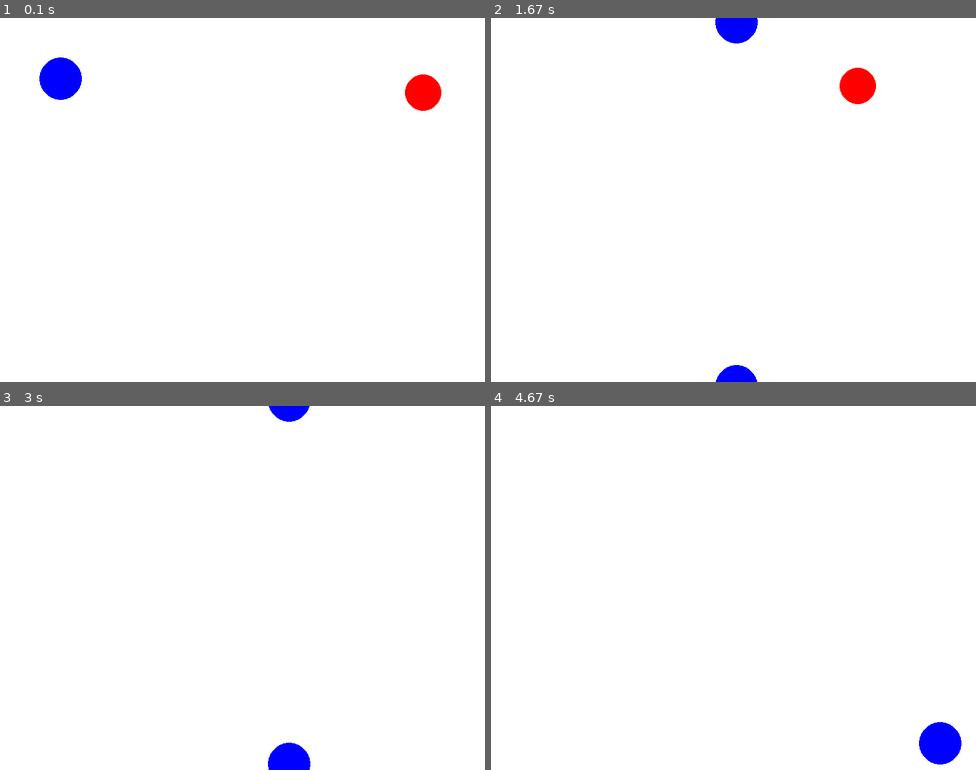
Above: before the commit, frames 1-4 (two rows, left to right).
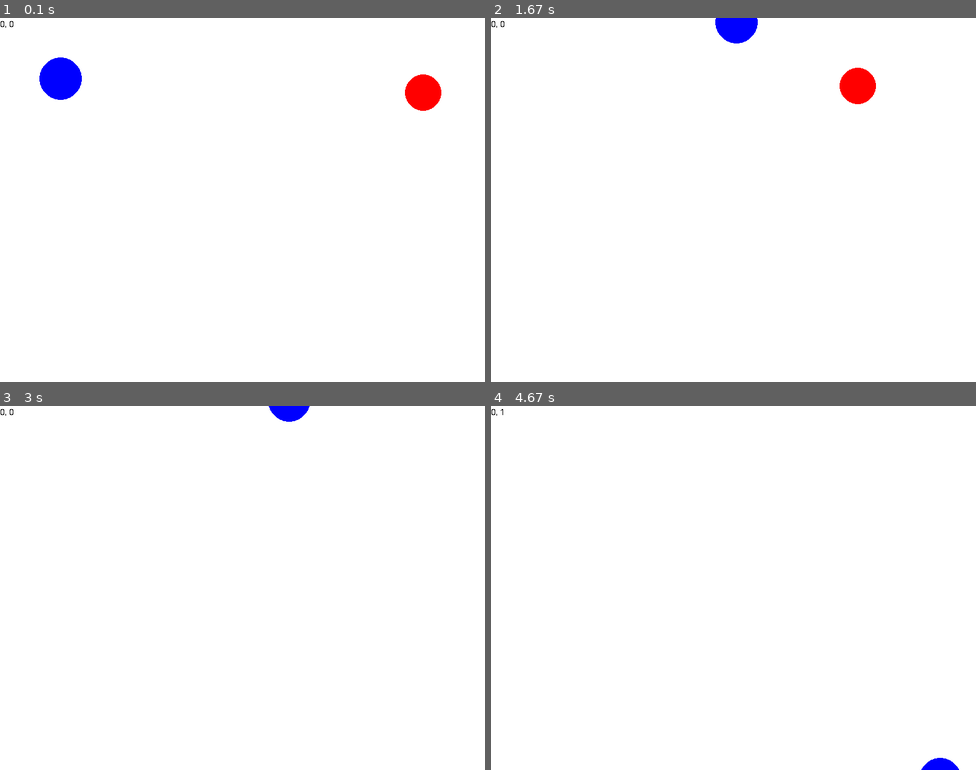
Above: after the commit, the same moments.

Repository: MAGMA10MAN/Gametest
Game: pygame game, started from My Pygame/Dont Slip.py
The game is run twice, just before and just after one commit, with the same random seed, the same clock (stepped at 60 frames per second) and the same inputs.
Inputs:
- Up to frame 1 (0.1 s): no input
- Up to frame 2 (1.67 s): hold Right 0.33-0.8 s; hold Up 0.83-1.13 s; hold Right 1.17-1.63 s
- Up to frame 3 (3 s): hold Left 1.67-2.2 s; tap K at 1.82 s
- Up to frame 4 (4.67 s): hold Left from 4.47 s (still down); tap K at 4.62 s

The runs differ from the first frame. In frame 1, less than 0.1% of the frame differs, in the area x 0-3%, y 0-3%; in frame 2, 0.3%; in frame 3, 0.6%; in frame 4, 0.9%, in the area x 0-97%, y 0-100%.

Commit message:
Updated movement + new feature
Added a coordinate system for future update. Added trail when player speeds up beyond a threshold

Diff:
--- a/My Pygame/Dont Slip.py
+++ b/My Pygame/Dont Slip.py
@@ -5,28 +5,8 @@
 import time
 
 
-
-
-
-
-
-
-print("EPILEPSY WARNING! PROCEED AT YOUR OWN RISK")
-
-
-
-
-
-
-
-
-
-
-
-
-
-
 pygame.init()
+pygame.font.init()
 screen_width = 800
 screen_height = 600
 screen = pygame.display.set_mode((screen_width,screen_height))
@@ -40,10 +20,14 @@
 enemy_vel = 1
 friction = 0.01
 accel = 0.05
-max_dt = 5
+max_dt = 50
+level_x = 0
+level_y = 0
+my_font=pygame.font.SysFont("Comic Sans MS", 15)
+
 
 def handle_keys():
-    global x_dt, y_dt, player_pos,keys
+    global x_dt, y_dt, player_pos,keys, level_x, level_y
 
     if keys[pygame.K_w] or keys[pygame.K_UP]:
         if y_dt > -max_dt:
@@ -81,14 +65,30 @@
     player_pos.y += y_vel
     player_pos.x += x_vel
 
-    if player_pos.x >= screen_width+30:
+    """if player_pos.x >= screen_width+30:
         player_pos.x = 30
+        level_x+=1
     if player_pos.y >= screen_height+30:
         player_pos.y = 30
+        level_y-=1
     if player_pos.x <= -30:
         player_pos.x = screen_width - 30
+        level_x -= 1
     if player_pos.y <= -30:
         player_pos.y = screen_height - 30
+        level_y +=1"""
+    if player_pos.x >= screen_width+30:
+        player_pos.x = -29
+        level_x+=1
+    if player_pos.y >= screen_height+30:
+        player_pos.y = -29
+        level_y-=1
+    if player_pos.x <= -30:
+        player_pos.x = screen_width+29
+        level_x -= 1
+    if player_pos.y <= -30:
+        player_pos.y = screen_height+29
+        level_y +=1
 
 
 
@@ -98,6 +98,7 @@
 while running:
     y_vel = 3*y_dt
     x_vel = 3*x_dt
+    text_surface = my_font.render(f"{level_x}, {level_y}",False,(0,0,0))
     enemy_dist = math.sqrt(math.fabs(player_pos.y-enemy_pos.y)**2 + math.fabs(player_pos.x - enemy_pos.x)**2)
     for event in pygame.event.get():
         if event.type == pygame.QUIT:
@@ -107,8 +108,15 @@
     enemy_pos.x = (enemy_pos.x*(enemy_dist-enemy_vel) + player_pos.x*enemy_vel)/enemy_dist
 
     screen.fill("white")
+    screen.blit(text_surface, (0,0))
+    if (math.fabs(x_dt) + math.fabs(y_dt)) > 1:
+        i = int(math.fabs(x_dt) + math.fabs(y_dt))
+        for t in range(0,i):
+            pygame.draw.circle(screen, "cyan", (player_pos.x-t*0.5*x_vel,player_pos.y-t*0.5*y_vel), 35-35*t/i, width = 50)
     pygame.draw.circle(screen, "blue", player_pos, 35, width = 50)
 
+
+    """
     pygame.draw.circle(screen, "blue", (player_pos.x+screen_width,player_pos.y), 35, width = 50)
     pygame.draw.circle(screen, "blue", (player_pos.x-screen_width,player_pos.y), 35, width = 50)
     pygame.draw.circle(screen, "blue", (player_pos.x,player_pos.y+screen_height), 35, width = 50)
@@ -118,6 +126,7 @@
     pygame.draw.circle(screen, "blue", (player_pos.x-screen_width,player_pos.y-screen_height), 35, width = 50)
     pygame.draw.circle(screen, "blue", (player_pos.x-screen_width,player_pos.y+screen_height), 35, width = 50)
     pygame.draw.circle(screen, "blue", (player_pos.x+screen_width,player_pos.y-screen_height), 35, width = 50)
+    """
     keys = pygame.key.get_pressed()
 
 
@@ -132,6 +141,7 @@
     key_handler.start()
 
     pygame.draw.circle(screen,"red", enemy_pos,30)
+    pygame.ACTIVEEVENT
     pygame.display.flip()
 
     clock.tick(60)
